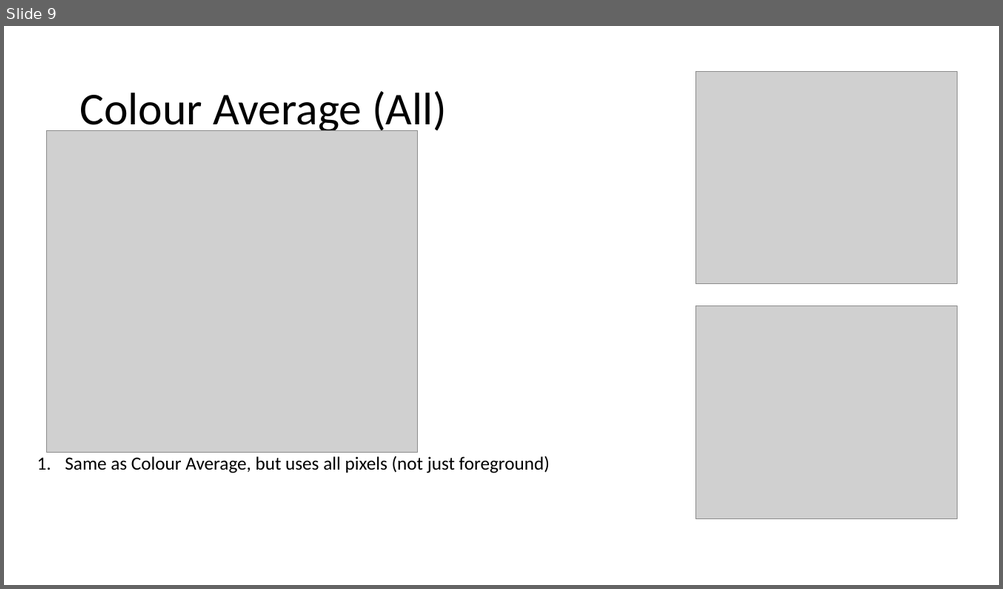
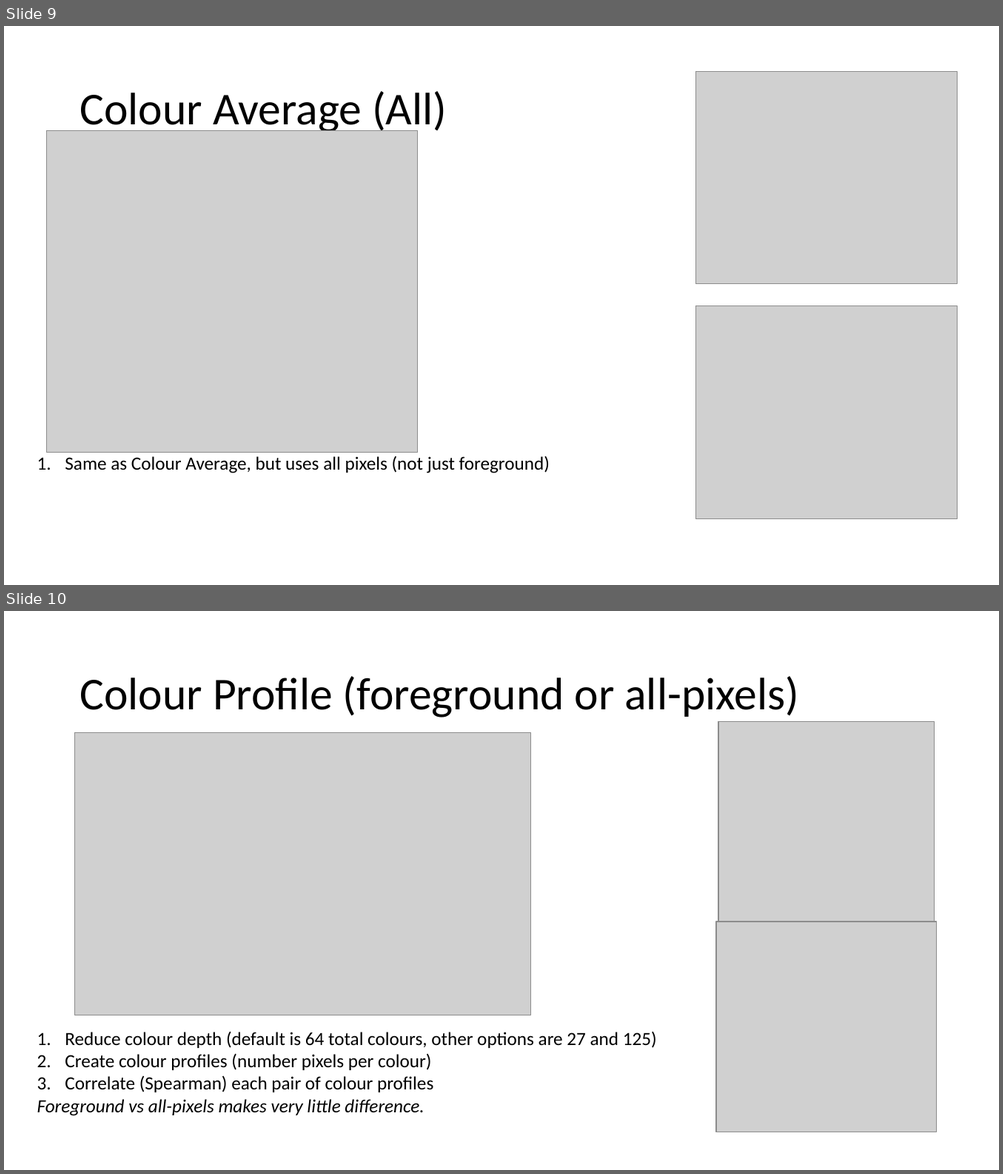
Before and after one commit to CulhamLab/BV-Scripts, a slide deck: RSA/Auxiliary Scripts/Image_Based_Models.pptx. Shown one above the other, each under a label of ours: slide 9 before the commit, slides 9 and 10 after it. The pictures are 1003x589 and 1003x1174 pixels, drawn with LibreOffice and Linux fonts; fonts in the diff are those of the drawing; grey boxes stand for pictures. Boxes give left, top, right and bottom in pixels: in the first picture for what was removed or moved away, otherwise in the second. Text is boxed around its words. In the diff, an @@ line names an element or a change of style, - is before the commit and + after.

Commit message:
add colour profile model

```diff
--- a/RSA/Auxiliary Scripts/Image_Based_Models.pptx
+++ b/RSA/Auxiliary Scripts/Image_Based_Models.pptx
@@ slide 10 added at <box>4,611,999,1170</box>, background #FFFFFF @@
@@ title added at <box>79,676,799,718</box>, 44 pt, text #000000 @@
+Colour Profile (foreground or all-pixels)
@@ picture added at <box>718,721,933,922</box> @@
@@ picture added at <box>74,732,530,1015</box> @@
@@ picture added at <box>716,922,936,1133</box> @@
@@ text added at <box>37,1031,657,1116</box>, 18 pt, text #000000 @@
+1. Reduce colour depth (default is 64 total colours, other options are 27 and 125)
+2. Create colour profiles (number pixels per colour)
+3. Correlate (Spearman) each pair of colour profiles
+Foreground vs all-pixels makes very little difference.
```
